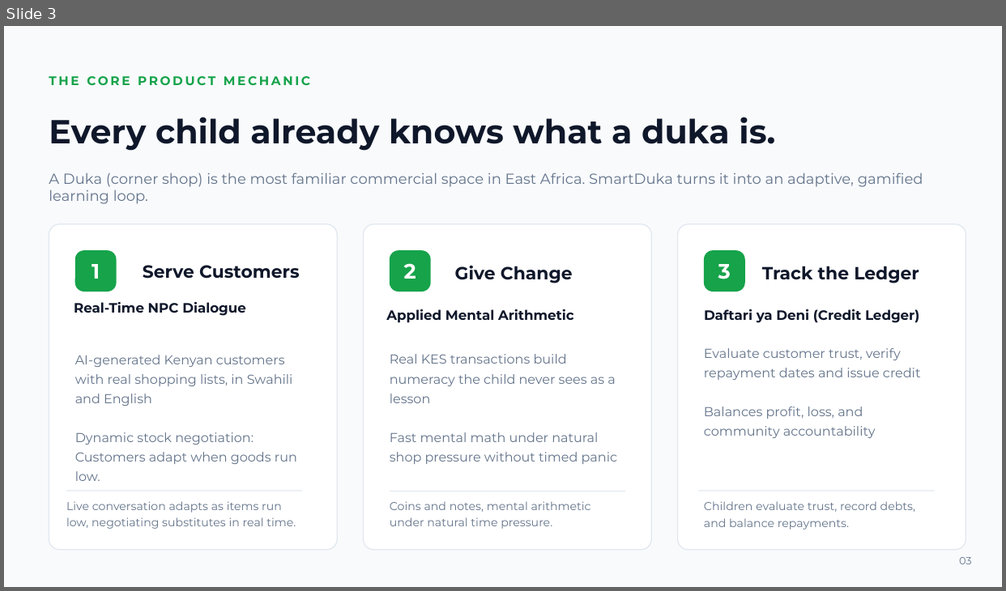
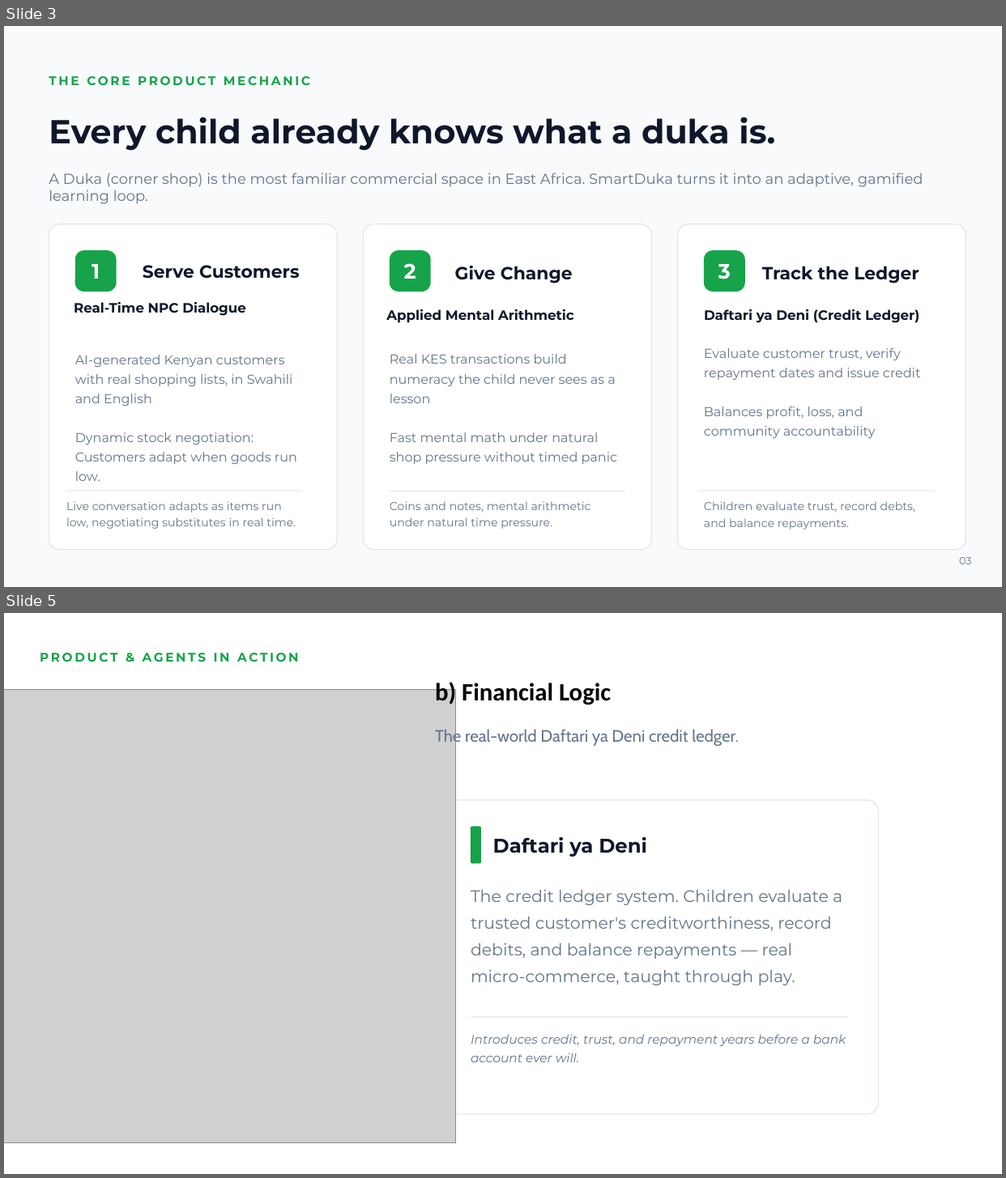
Before and after one commit to lemonhead-ai/SmartDuka, a slide deck: assets/pitch-deck/SmartDuka_Pitchdeck_backup.pptx. Shown one above the other, each under a label of ours: slide 3 before the commit, slides 3 and 5 after it; the slides between them are not shown. The pictures are 1006x591 and 1006x1178 pixels, drawn with LibreOffice and Linux fonts; fonts in the diff are those of the drawing; grey boxes stand for pictures. Boxes give left, top, right and bottom in pixels: in the first picture for what was removed or moved away, otherwise in the second. Text is boxed around its words. In the diff, an @@ line names an element or a change of style, - is before the commit and + after.

```diff
--- a/assets/pitch-deck/SmartDuka_Pitchdeck_backup.pptx
+++ b/assets/pitch-deck/SmartDuka_Pitchdeck_backup.pptx
@@ slide 5 added at box(4, 613, 1002, 1174), background #FFFFFF @@
@@ text added at box(40, 653, 299, 662), 12 pt, text #16A34A, bold @@
+PRODUCT & AGENTS IN ACTION
@@ text added at box(435, 679, 611, 707), 24 pt, text #000000, bold @@
+b) Financial Logic
@@ picture added at box(4, 690, 456, 1144) @@
@@ text added at box(435, 727, 738, 746), 16 pt, text #64748B @@
+The real-world Daftari ya Deni credit ledger.
@@ rounded rectangle added at box(441, 800, 879, 1114), fill #FFFFFF, outline #E2E8F0 1 pt @@
@@ rounded rectangle added at box(471, 826, 481, 864), fill #16A34A @@
@@ text added at box(493, 837, 647, 857), 19 pt, text #0F172A, bold @@
+Daftari ya Deni
@@ text added at box(471, 890, 842, 986), 16 pt, text #64748B @@
+The credit ledger system. Children evaluate a trusted customer's creditworthiness, record debits, and balance repayments — real micro-commerce, taught through play.
@@ line added from (471, 1017) to (849, 1017), #E2E8F0 1 pt @@
@@ text added at box(471, 1034, 846, 1063), 12 pt, text #64748B, italic @@
+Introduces credit, trust, and repayment years before a bank account ever will.
```
Also in this commit, not shown: 5 slides changed, 3 other files.
